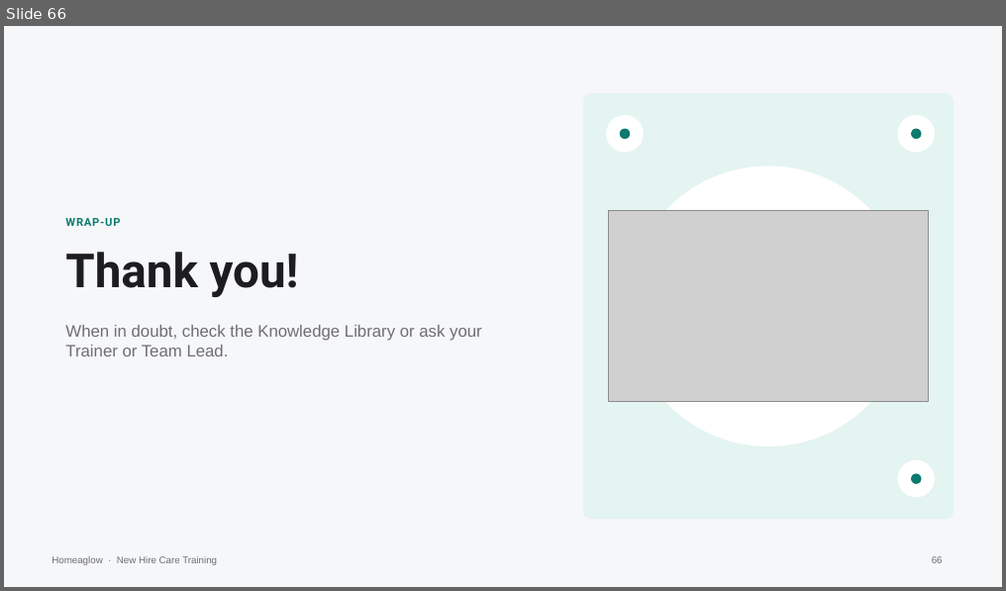
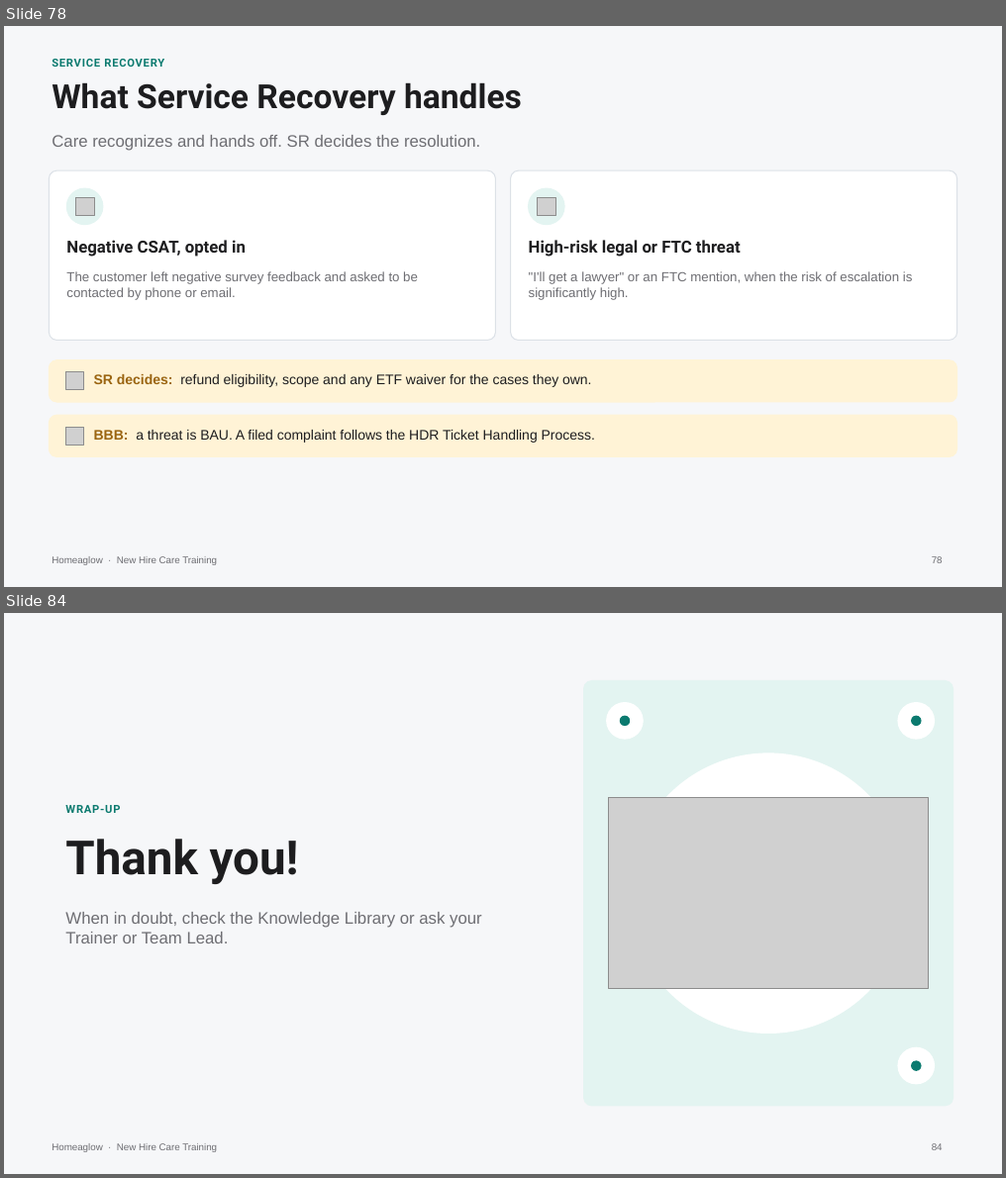
Before and after one commit to anjulimichelle/training, a slide deck: billing-disputes/billing-disputes-cash-payments.pptx. Shown one above the other, each under a label of ours: slide 66 before the commit, slides 78 and 84 after it; the slides between them are not shown. The pictures are 1006x591 and 1006x1178 pixels, drawn with LibreOffice and Linux fonts; fonts in the diff are those of the drawing; grey boxes stand for pictures. Boxes give left, top, right and bottom in pixels: in the first picture for what was removed or moved away, otherwise in the second. Text is boxed around its words. In the diff, an @@ line names an element or a change of style, - is before the commit and + after.

```diff
--- a/billing-disputes/billing-disputes-cash-payments.pptx
+++ b/billing-disputes/billing-disputes-cash-payments.pptx
@@ slide 78 added at (4, 26, 1002, 587), background #F6F7F9; not listed: 1 template element that a slide beside it also shows @@
@@ text added at (52, 59, 164, 67), 8 pt, text #0B7A6F, bold @@
+SERVICE RECOVERY
@@ text added at (52, 82, 522, 115), 24 pt, text #1D1D1F, bold @@
+What Service Recovery handles
@@ text added at (52, 135, 480, 151), 12 pt, text #6E6E73 @@
+Care recognizes and hands off. SR decides the resolution.
@@ rounded rectangle added at (49, 171, 495, 341), fill #FFFFFF, outline #DCE1E7 0.75 pt @@
@@ rounded rectangle added at (511, 171, 957, 341), fill #FFFFFF, outline #DCE1E7 0.75 pt @@
@@ ellipse added at (67, 188, 103, 225), fill #E3F4F1, outline #E3F4F1 1 pt @@
@@ picture added at (76, 197, 95, 217) @@
@@ ellipse added at (528, 188, 563, 225), fill #E3F4F1, outline #E3F4F1 1 pt @@
@@ picture added at (537, 197, 555, 217) @@
@@ text added at (66, 240, 246, 257), 12 pt, text #1D1D1F, bold @@
+Negative CSAT, opted in
@@ text added at (529, 240, 741, 257), 12 pt, text #1D1D1F, bold @@
+High-risk legal or FTC threat
@@ text added at (66, 272, 418, 300), 9.5 pt, text #6E6E73 @@
+The customer left negative survey feedback and asked to be contacted by phone or email.
@@ text added at (529, 272, 913, 300), 9.5 pt, text #6E6E73 @@
+"I'll get a lawyer" or an FTC mention, when the risk of escalation is significantly high.
@@ rounded rectangle added at (49, 361, 957, 402), fill #FFF3D6, outline #FFF3D6 0.75 pt @@
@@ picture added at (65, 372, 84, 390) @@
@@ text added at (94, 374, 591, 387), 10 pt, text #1D1D1F @@
+SR decides: refund eligibility, scope and any ETF waiver for the cases they own.
@@ rounded rectangle added at (49, 415, 957, 457), fill #FFF3D6, outline #FFF3D6 0.75 pt @@
@@ picture added at (65, 427, 84, 445) @@
@@ text added at (94, 430, 595, 443), 10 pt, text #1D1D1F @@
+BBB: a threat is BAU. A filed complaint follows the HDR Ticket Handling Process.
@@ page number added at (932, 557, 943, 564), 7 pt, text #6E6E73 @@
+78
@@ what was slide 66 is now slide 84 @@
@@ page number at (932, 1144, 943, 1151): text changed @@
-66
+84
```
Also in this commit, not shown: 7 slides changed, 17 other slides added, 2 other files.
